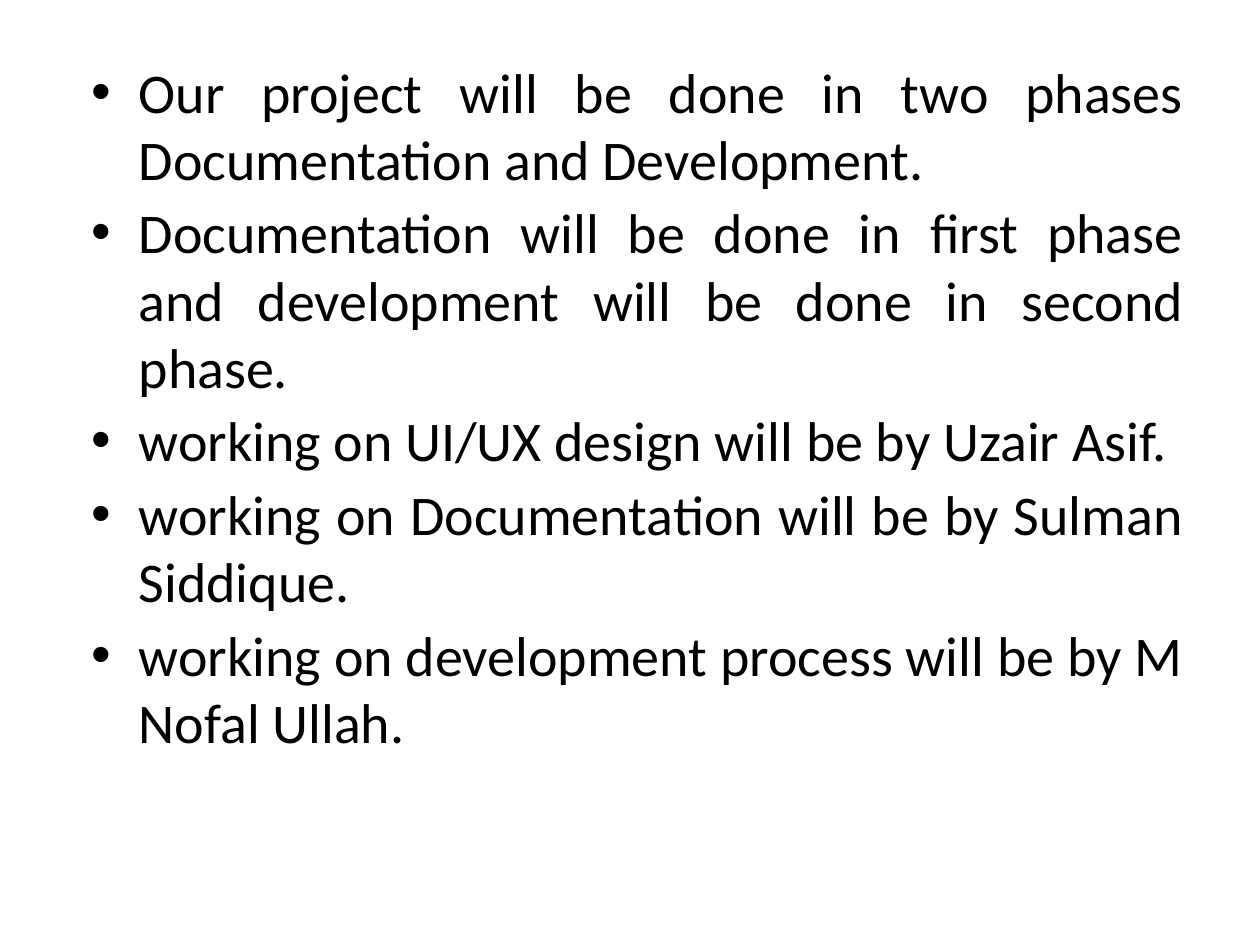
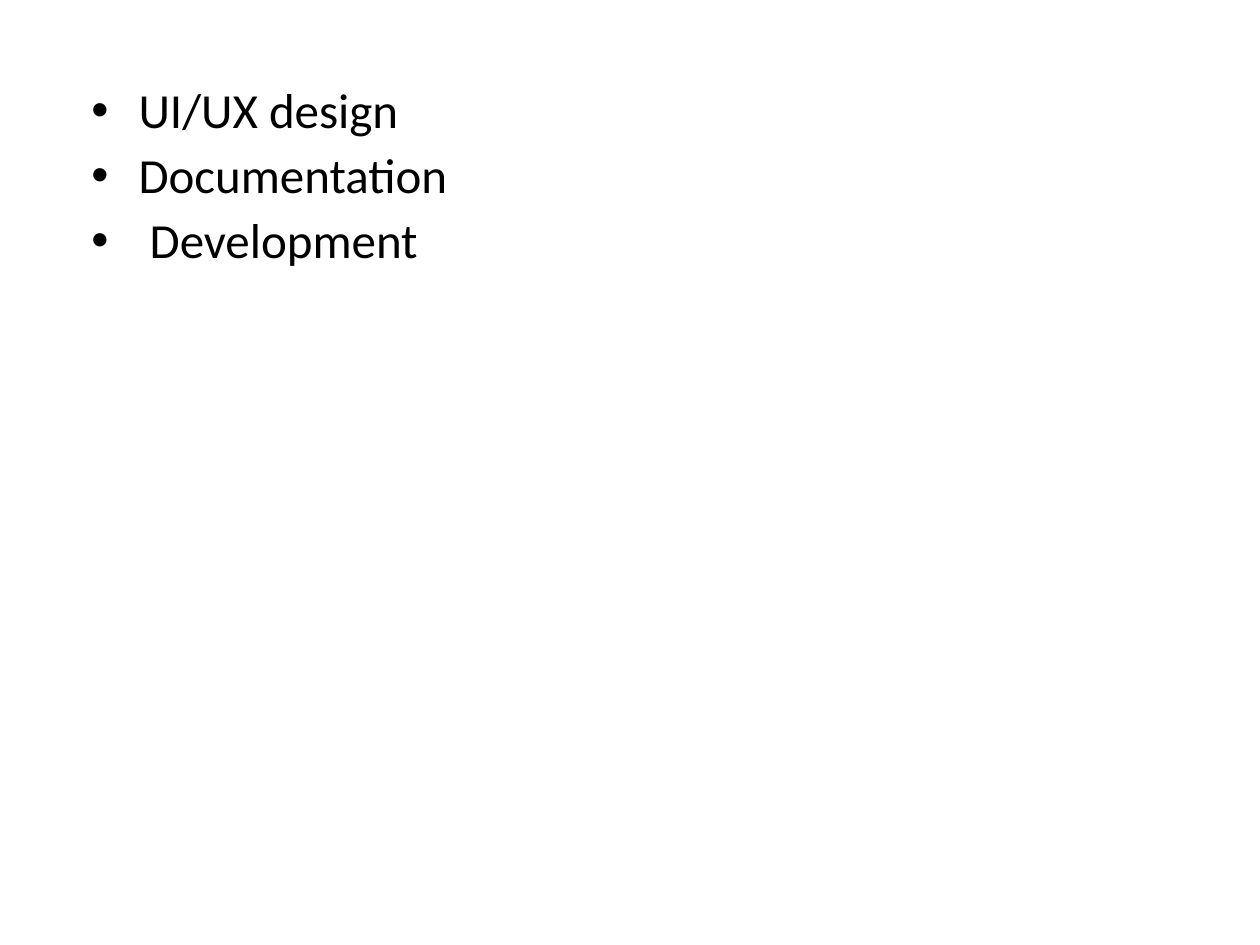
Before and after one commit to NofilUllah/FYP-All-Works, a slide deck: slide 19 of Proposal Presentation Template - 03_29409_22816_22664.pptx. Drawn at 1260x945 pixels with LibreOffice and Linux fonts; fonts in the diff are those of the drawing; background and template pictures are left out. Boxes give left, top, right and bottom in pixels: in the first picture for what was removed or moved away, otherwise in the second. Text is boxed around its words. In the diff, an @@ line names an element or a change of style, - is before the commit and + after.

```diff
--- a/Proposal Presentation Template - 03_29409_22816_22664.pptx
+++ b/Proposal Presentation Template - 03_29409_22816_22664.pptx
@@ text at box(139, 94, 448, 266): text changed; size 32 to 28 pt @@
-• Our project will be done in two phases Documentation and Development.
-• Documentation will be done in first phase and development will be done in second phase.
-• working on UI/UX design will be by Uzair Asif.
-• working on Documentation will be by Sulman Siddique.
-• working on development process will be by M Nofal Ullah.
+• UI/UX design
+• Documentation
+• Development
```
Also in this commit, not shown: 10 other slides changed, 1 slide added, 1 slide removed.
